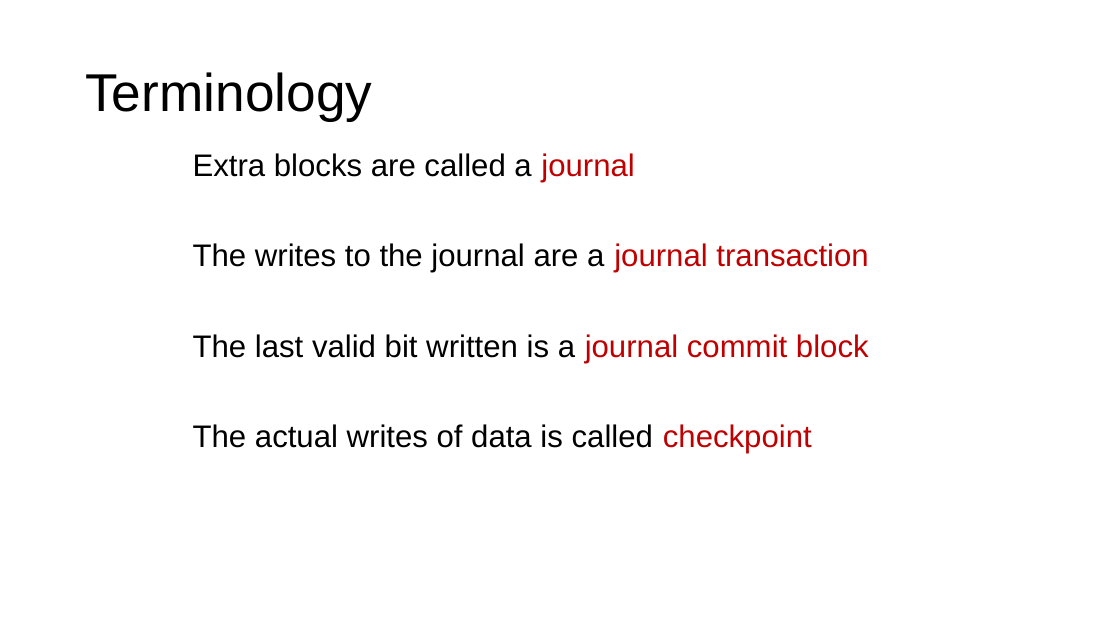
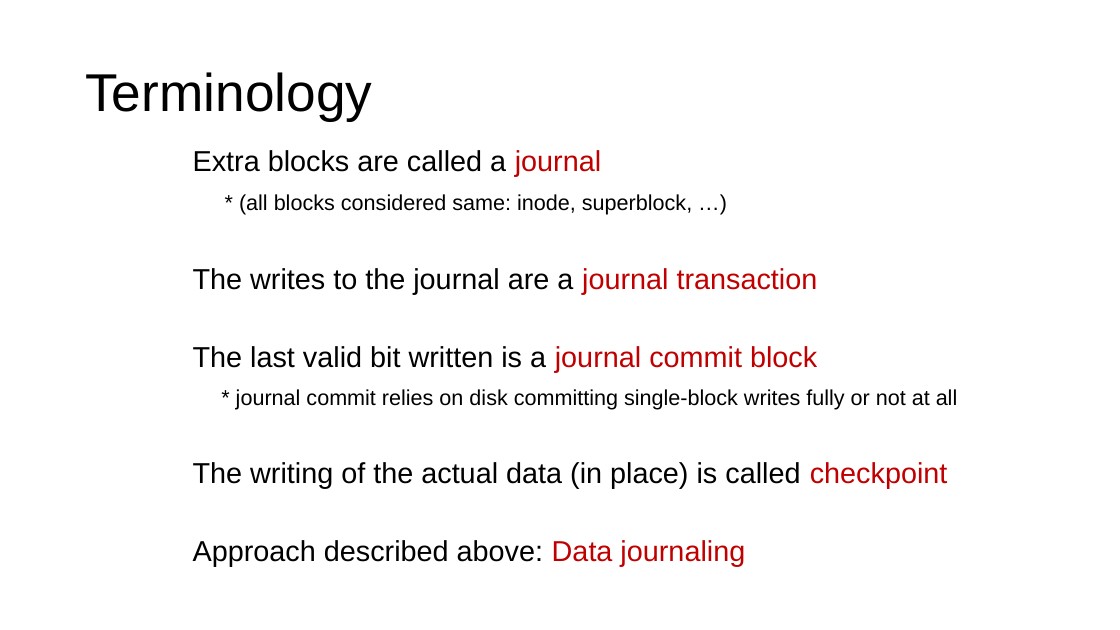
Before and after one commit to ngsrinivas/coursegen, a slide deck: slide 28 of ex/416-F23/staging/416-F23/lectures/13-crash-consistency.pptx. Drawn at 1120x630 pixels with LibreOffice and Linux fonts; fonts in the diff are those of the drawing. Boxes give left, top, right and bottom in pixels: in the first picture for what was removed or moved away, otherwise in the second. Text is boxed around its words. In the diff, an @@ line names an element or a change of style, - is before the commit and + after.

```diff
--- a/ex/416-F23/staging/416-F23/lectures/13-crash-consistency.pptx
+++ b/ex/416-F23/staging/416-F23/lectures/13-crash-consistency.pptx
@@ text at box(193, 150, 818, 373): size 26.7 to 24.7 pt in "Extra blocks are called a journal", "The writes to the journal are a ...", "The last valid bit written is a ..."; line spacing 0.9 to 0.8 @@
@@ text at box(239, 194, 692, 215): paragraph added @@
+* (all blocks considered same: inode, superblock, …)
@@ text at box(193, 389, 958, 567): text changed; size 26.7 to 24.7 pt @@
-The actual writes of data is called checkpoint
+* journal commit relies on disk committing single-block writes fully or not at all
+The writing of the actual data (in place) is called checkpoint
+Approach described above: Data journaling
```
Also in this commit, not shown: 28 other slides changed, 1 slide removed, 1 other file.
